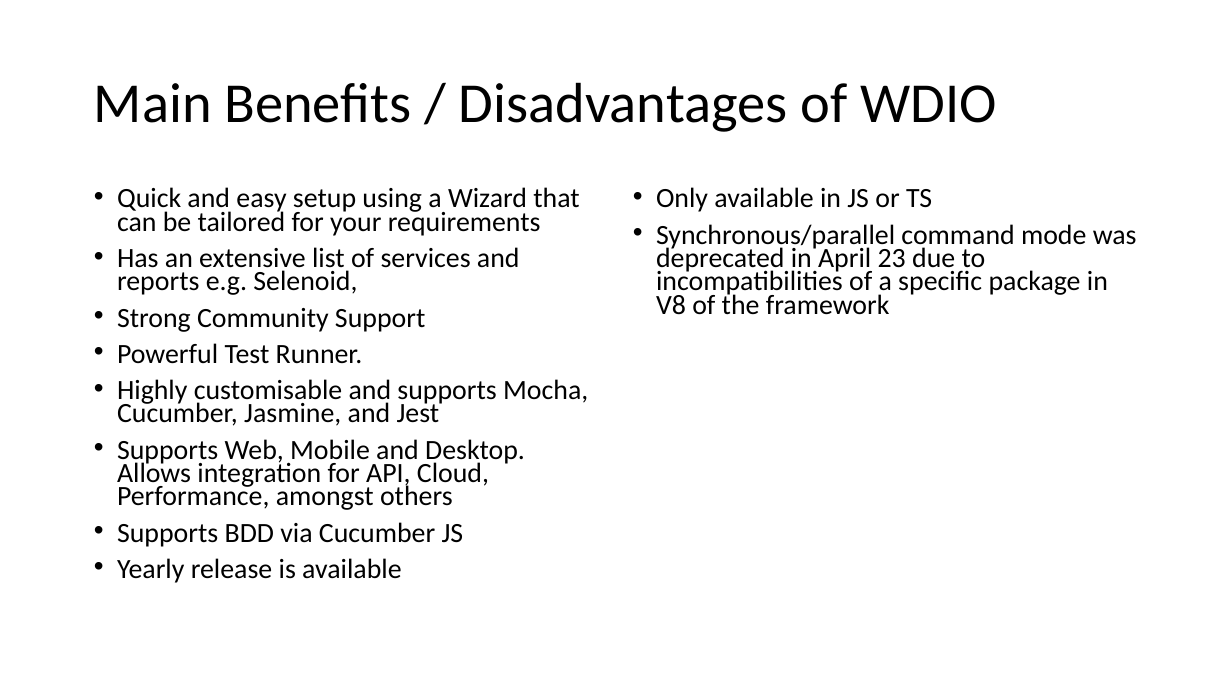
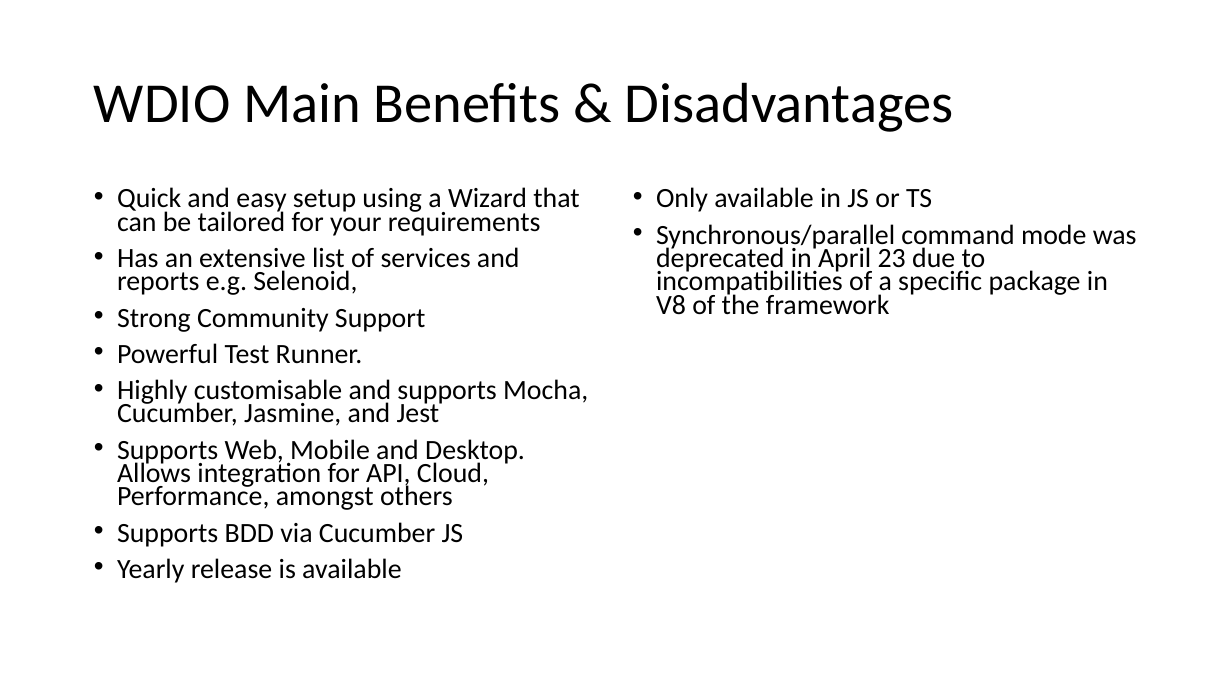
Before and after one commit to mraphael2101/webdriverio_typescript_cucumber, a slide deck: slide 9 of WDIO.pptx. Drawn at 1232x693 pixels with LibreOffice and Linux fonts; fonts in the diff are those of the drawing. Boxes give left, top, right and bottom in pixels: in the first picture for what was removed or moved away, otherwise in the second. Text is boxed around its words. In the diff, an @@ line names an element or a change of style, - is before the commit and + after.

```diff
--- a/WDIO.pptx
+++ b/WDIO.pptx
@@ title at bbox=[94, 82, 954, 132]: text changed @@
-Main Benefits / Disadvantages of WDIO
+WDIO Main Benefits & Disadvantages
```
Also in this commit, not shown: 3 other slides changed, 1 slide added.
